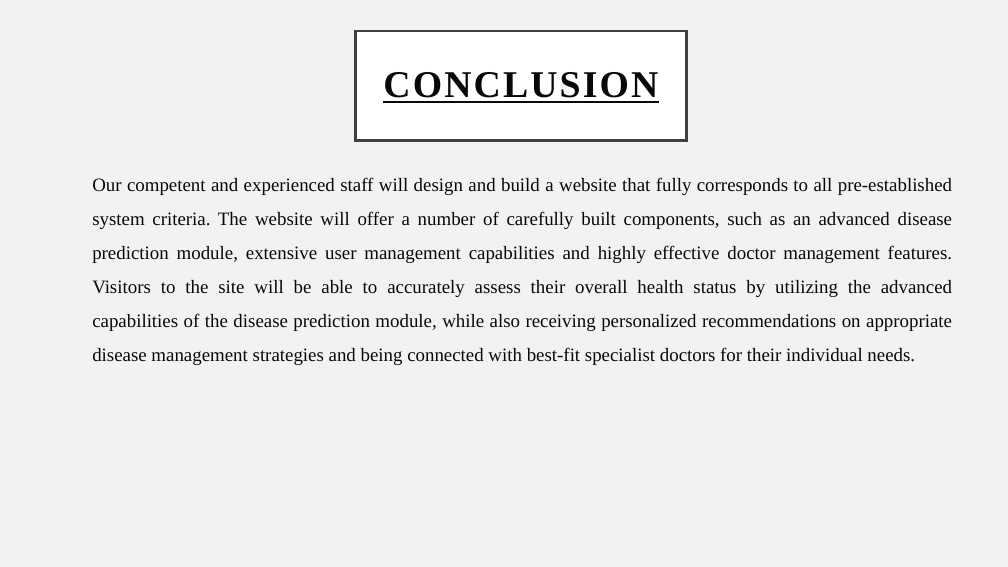
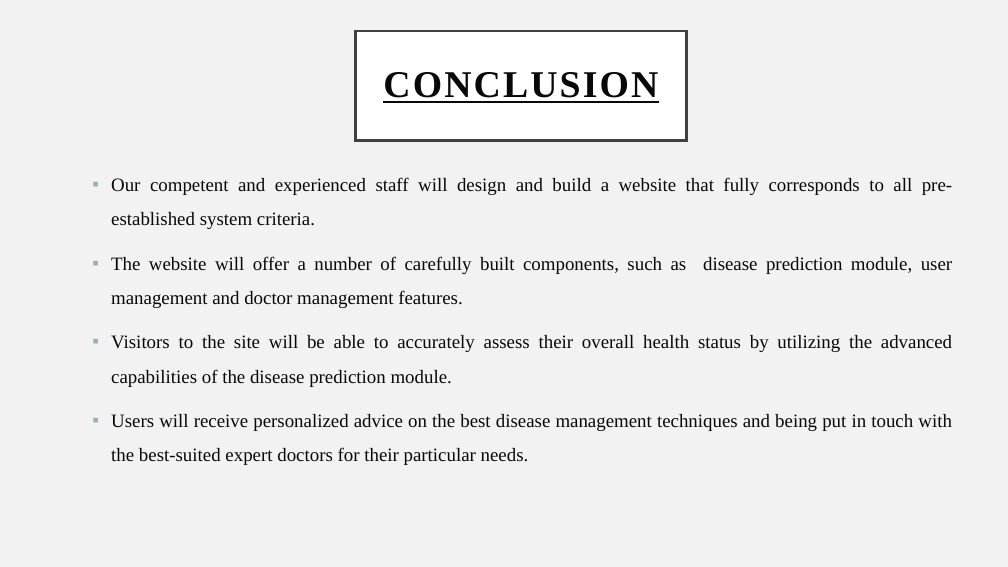
Before and after one commit to SHREYASX07/diseaseprediction-doctorrecommendation, a slide deck: slide 31 of Dpdr ppt.pptx. Drawn at 1008x567 pixels with LibreOffice and Linux fonts; fonts in the diff are those of the drawing. Boxes give left, top, right and bottom in pixels: in the first picture for what was removed or moved away, otherwise in the second. Text is boxed around its words. In the diff, an @@ line names an element or a change of style, - is before the commit and + after.

```diff
--- a/Dpdr ppt.pptx
+++ b/Dpdr ppt.pptx
@@ text at bbox=[111, 177, 952, 465]: text changed @@
-Our competent and experienced staff will design and build a website that fully corresponds to all pre-established system criteria. The website will offer a number of carefully built components, such as an advanced disease prediction module, extensive user management capabilities and highly effective doctor management features. Visitors to the site will be able to accurately assess their overall health status by utilizing the advanced capabilities of the disease prediction module, while also receiving personalized recommendations on appropriate disease management strategies and being connected with best-fit specialist doctors for their individual needs.
+▪ Our competent and experienced staff will design and build a website that fully corresponds to all pre-established system criteria.
+▪ The website will offer a number of carefully built components, such as disease prediction module, user management and doctor management features.
+▪ Visitors to the site will be able to accurately assess their overall health status by utilizing the advanced capabilities of the disease prediction module.
+▪ Users will receive personalized advice on the best disease management techniques and being put in touch with the best-suited expert doctors for their particular needs.
```
Also in this commit, not shown: 16 other slides changed, 2 other files.
